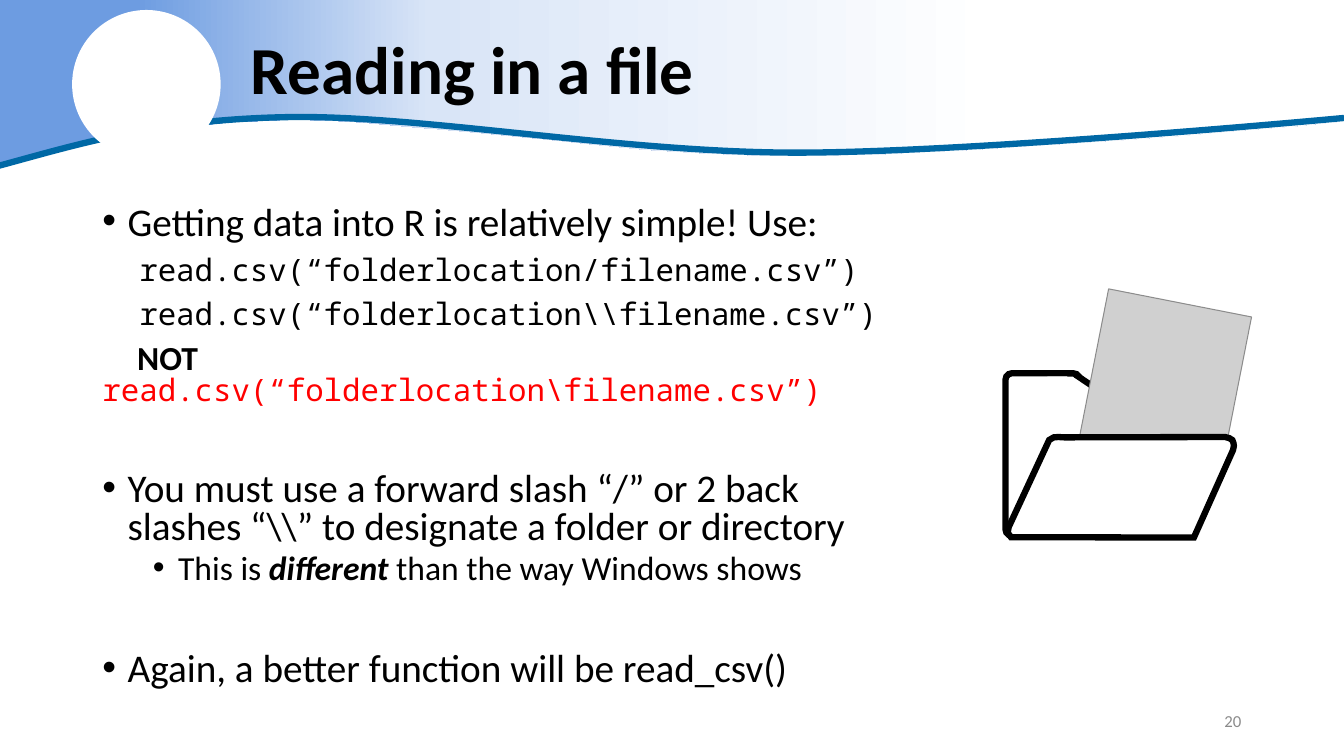
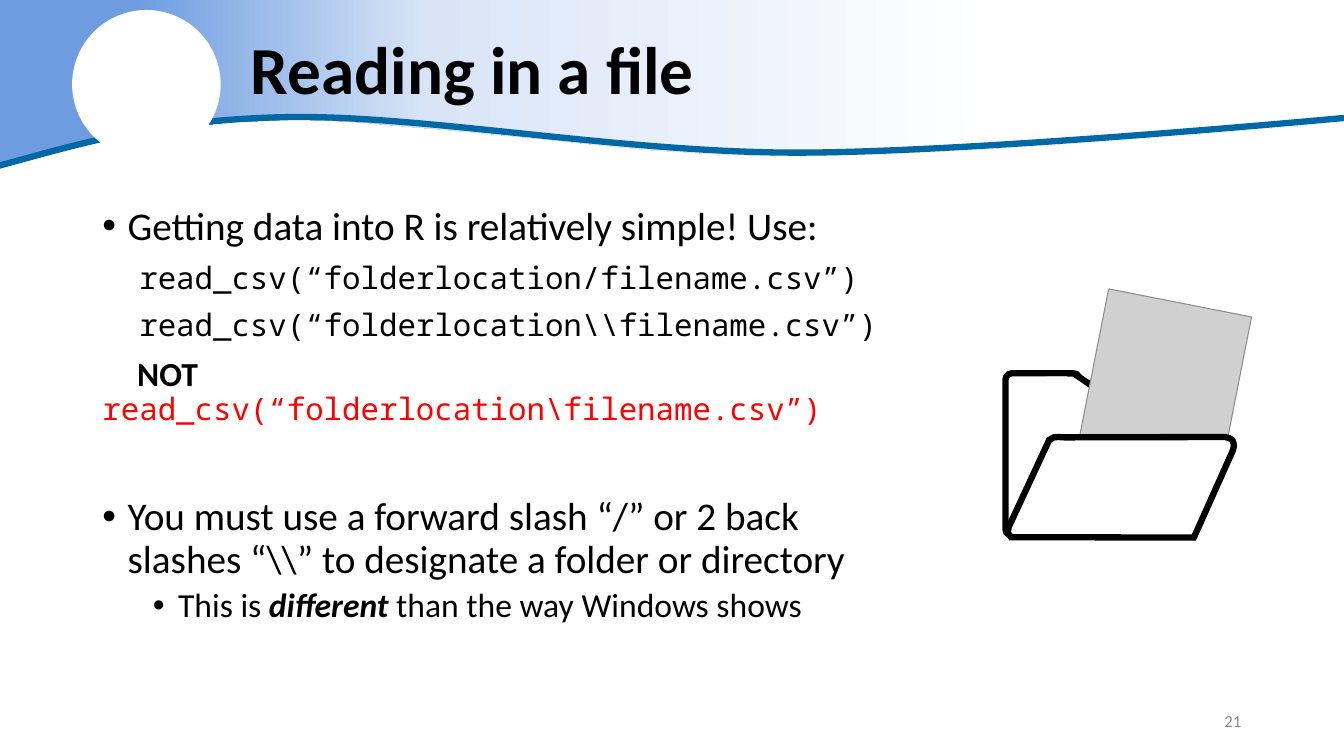
Before and after one commit to justinpriest/ADFG_R_Intro_Workshop, a slide deck: slide 21 of presentations/5 - Reading Real Data.pptx (slide 20 before the commit). Drawn at 1344x756 pixels with LibreOffice and Linux fonts; fonts in the diff are those of the drawing; grey boxes stand for pictures; background and template pictures are left out. Boxes give left, top, right and bottom in pixels: in the first picture for what was removed or moved away, otherwise in the second. Text is boxed around its words. In the diff, an @@ line names an element or a change of style, - is before the commit and + after.

```diff
--- a/presentations/5 - Reading Real Data.pptx
+++ b/presentations/5 - Reading Real Data.pptx
@@ text at <box>128,212,845,623</box>: line spacing 0.8 to 0.9 @@
@@ text at <box>102,265,877,425</box>: text changed @@
-read.csv(“folderlocation/filename.csv”)
-read.csv(“folderlocation\\filename.csv”)
-NOT read.csv(“folderlocation\filename.csv”)
+read_csv(“folderlocation/filename.csv”)
+read_csv(“folderlocation\\filename.csv”)
+NOT read_csv(“folderlocation\filename.csv”)
@@ text at <box>128,653,787,689</box>: paragraph removed @@
-• Again, a better function will be read_csv()
@@ page number at <box>1224,716,1241,727</box>: text changed @@
-20
+21
```
Also in this commit, not shown: 11 other slides changed, 4 slides added.
